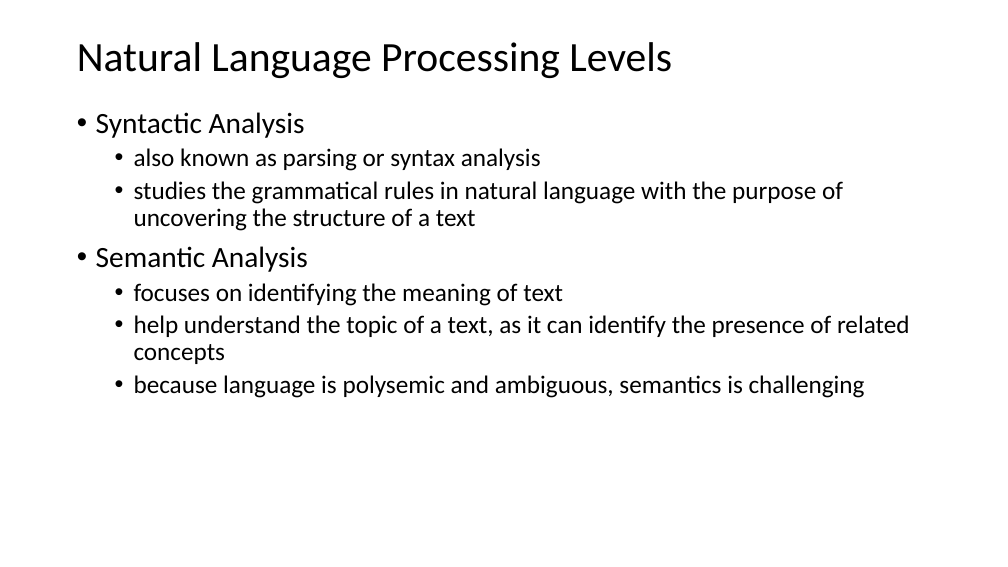
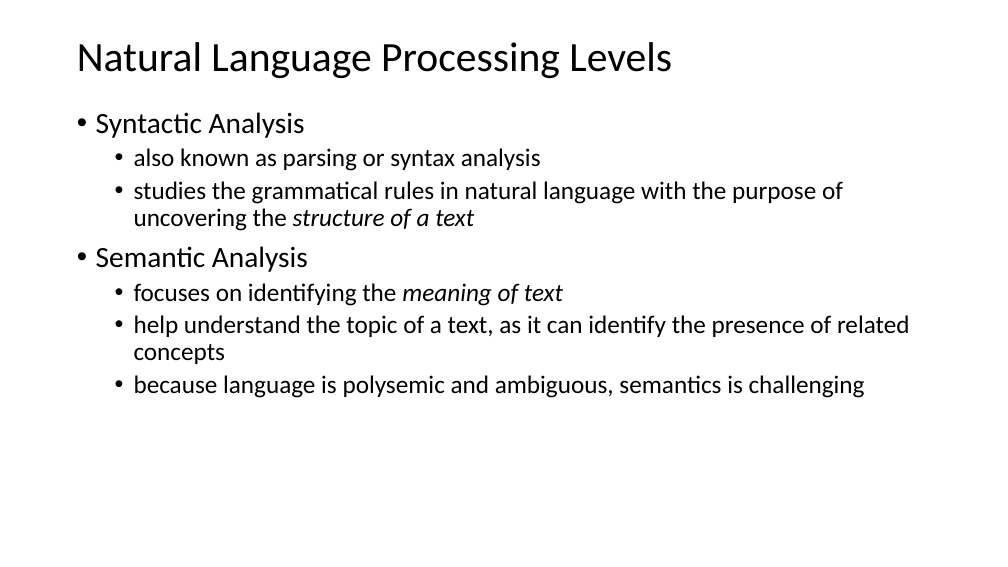
Before and after one commit to antongeorgescu/machine-learning-documentation, a slide deck: slide 7 of Natural Language Processing - Presentation.pptx. Drawn at 1008x567 pixels with LibreOffice and Linux fonts; fonts in the diff are those of the drawing. Boxes give left, top, right and bottom in pixels: in the first picture for what was removed or moved away, otherwise in the second. Text is boxed around its words. In the diff, an @@ line names an element or a change of style, - is before the commit and + after.

```diff
--- a/Natural Language Processing - Presentation.pptx
+++ b/Natural Language Processing - Presentation.pptx
@@ text at [134, 181, 843, 306]: italic on in "structure of a text", "meaning of text" @@
```
Also in this commit, not shown: 3 other slides changed, 1 slide added.
